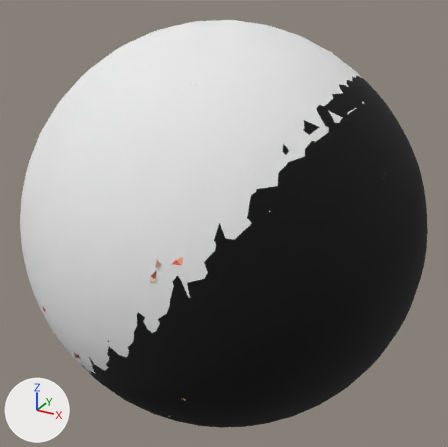
Before and after pictures for a commit that changed the glTF model python-helpers/artifacts/renders/gltf/16451475.glb.
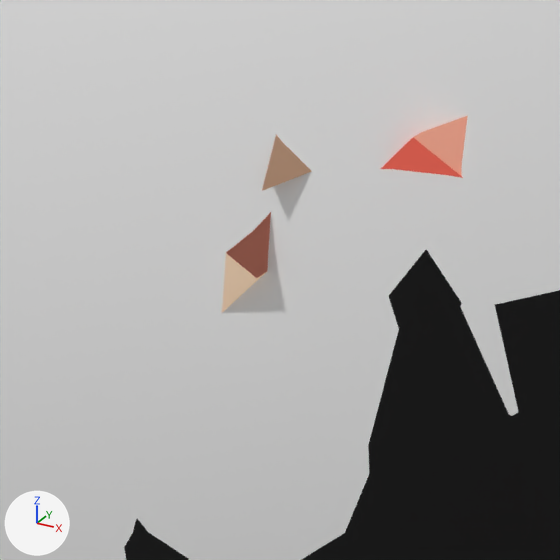
The first picture shows the older version from a camera (50 mm lens) standing at (21.6, -22.9, 21.46) and looking at (20.0, -19.99, 20.0). The close-ups show the older and then the newer version on the part from 27% to 44% of the width and 54% to 71% of the height of that picture. Only the edits that show in the close-ups are written down. Arrows for +X, +Y and +Z are at lower left; the lights stay in place. Where no turn or scale is listed for an object, it has been applied to the vertices.
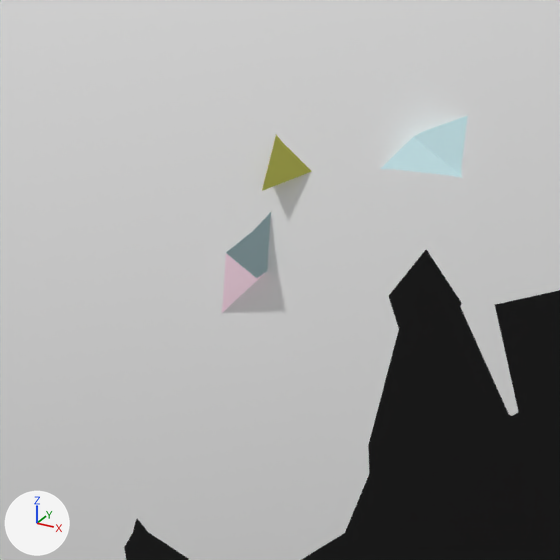
Changed parts and their boxes [x1, y1, x2, y2] in the close-ups (560 x 560 px):
'mesh23', recoloured (beige to pale blue): [413, 116, 468, 175] in both
'mesh25', recoloured (lighter): [226, 212, 271, 278] in both
'mesh29', recoloured (red to pale blue): [381, 138, 463, 178] in both
'mesh18', recoloured (beige to yellow): [262, 135, 312, 191] in both
'mesh15', recoloured (beige to pale pink): [222, 253, 265, 312] in both

What the commit changed:
Material 'Material_15' (mat_material_15) changes colour from beige #feddbd to pale pink #fbdcea; in linear values from (0.992, 0.725, 0.51) to (0.969, 0.714, 0.824).
Material 'Material_18' (mat_material_18) changes colour from beige #fecba7 to yellow #dfdf66; in linear values from (0.988, 0.596, 0.388) to (0.737, 0.741, 0.133).
Material 'Material_23' (mat_material_23) changes colour from beige #f8aa92 to pale blue #ceeef3; in linear values from (0.941, 0.404, 0.286) to (0.62, 0.855, 0.898).
Material 'Material_25' (mat_material_25) changes colour from pink #f3967f to pale blue #ceeef3; in linear values from (0.898, 0.306, 0.212) to (0.62, 0.855, 0.898).
Material 'Material_29' (mat_material_29) changes colour from red #e6604f to pale blue #ceeef3; in linear values from (0.792, 0.118, 0.0784) to (0.62, 0.855, 0.898).
